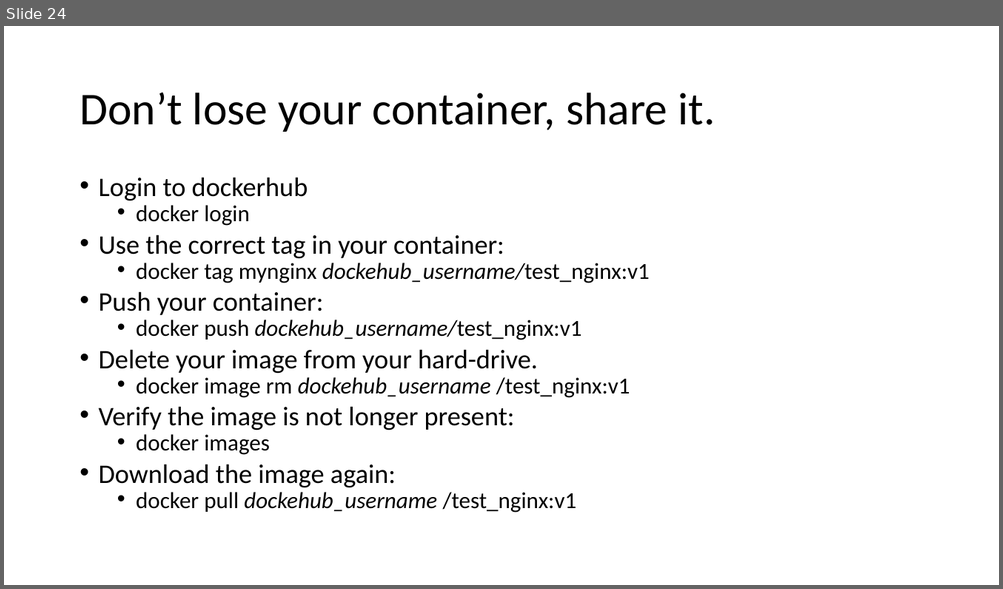
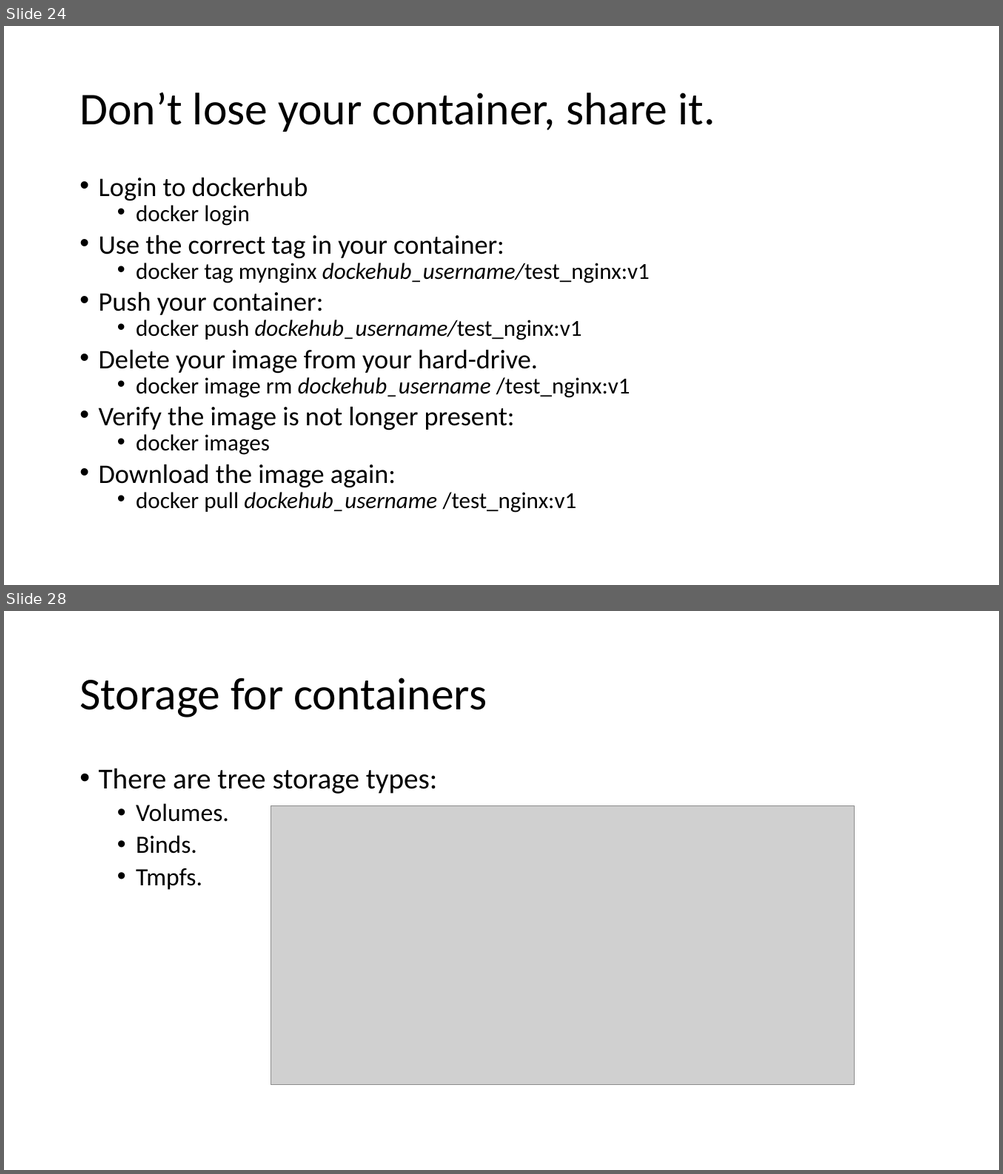
Before and after one commit to rogerscuall/docker-presentation, a slide deck: Docker presentation.pptx. Shown one above the other, each under a label of ours: slide 24 before the commit, slides 24 and 28 after it; the slides between them are not shown. The pictures are 1003x589 and 1003x1174 pixels, drawn with LibreOffice and Linux fonts; fonts in the diff are those of the drawing; grey boxes stand for pictures. Boxes give left, top, right and bottom in pixels: in the first picture for what was removed or moved away, otherwise in the second. Text is boxed around its words. In the diff, an @@ line names an element or a change of style, - is before the commit and + after.

Commit message:
adding network and starting with storage. Volumes are ready binds are not.

```diff
--- a/Docker presentation.pptx
+++ b/Docker presentation.pptx
@@ slide 28 added at (4, 611, 999, 1170), background #FFFFFF @@
@@ title added at (79, 678, 486, 718), 44 pt, text #000000 @@
+Storage for containers
@@ text added at (99, 768, 438, 890), 28 pt, text #000000 @@
+• There are tree storage types:
+  • Volumes.
+  • Binds.
+  • Tmpfs.
@@ picture added at (270, 806, 854, 1085) @@
```
Also in this commit, not shown: 6 other slides added, 1 slide removed, 3 other files.
